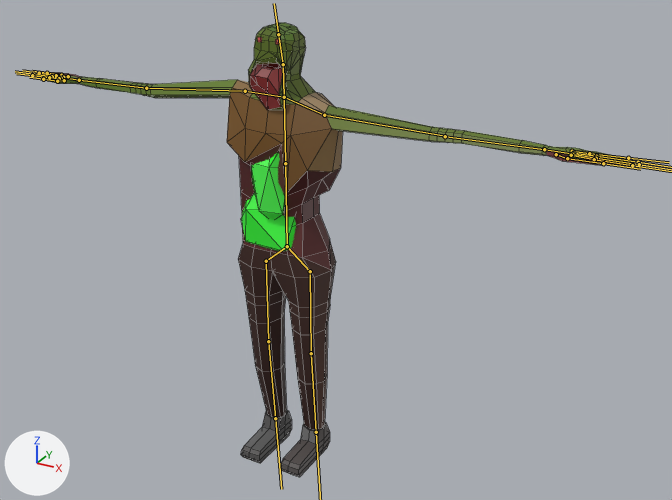
A saved change to the FBX model Assets/Models/Zombies/spitterBase.fbx.
Before and after are seen from a 50 mm camera at (2.09, -3.34, 2.81) aimed at (0.23, 0.05, 1.11). The axes (+X, +Y, +Z) are drawn at lower left. The lights are the same throughout. The bones that bend it are drawn over the model as lines. Mesh edges are drawn as thin lines.
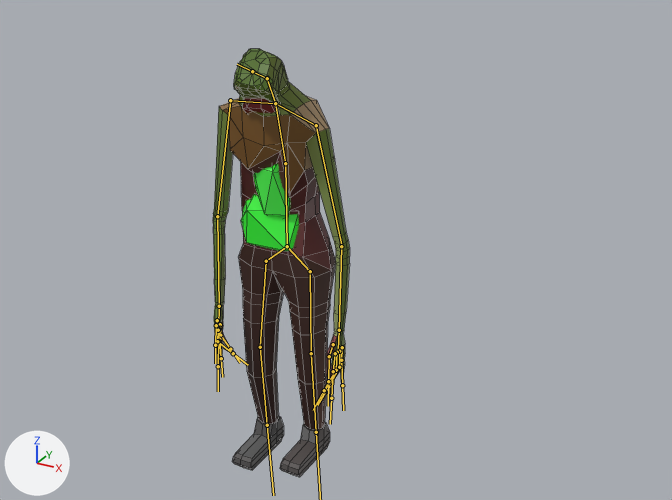
The newer file adds an action. The first version stands in its rest pose; the second is drawn at frame 1 of the action 'Armature|Armature|Armature|Armature|Armature|Zombie_Idle2|Armature|Zombi'.

Edits to the scene script, one JSON object a line:
```json
{"block": "bone_lowerbody", "where": "bone_lowerbody = bpy.data.objects['Armature'].pose.bones['LowerBody']"}
{"op": "set", "path": "bone_lowerbody.rotation_quaternion", "old": "(1.0, 0.0, 0.0, 0.0)", "new": "(0.999, 0.0, 0.045, 0.0)", "note": "degrees (0, 0, 0) -> degrees (0, 5, 0)"}
{"block": "bone_upperbody", "where": "bone_upperbody = bpy.data.objects['Armature'].pose.bones['UpperBody']  # child of 'LowerBody'"}
{"op": "set", "path": "bone_upperbody.rotation_quaternion", "old": "(1.0, 0.0, 0.0, 0.0)", "new": "(0.991, 0.131, 0.0, 0.0)", "note": "degrees (0, 0, 0) -> degrees (15, 0, 0)"}
{"block": "bone_l_shoulder", "where": "bone_l_shoulder = bpy.data.objects['Armature'].pose.bones['L.Shoulder']  # child of 'UpperBody'"}
{"op": "set", "path": "bone_l_shoulder.rotation_quaternion", "old": "(1.0, 0.0, 0.0, 0.0)", "new": "(0.991, -0.036, -0.104, -0.074)", "note": "degrees (0, 0, 0) -> degrees (-3, -12, -8)"}
{"block": "bone_l_upperarm", "where": "bone_l_upperarm = bpy.data.objects['Armature'].pose.bones['L.UpperArm']  # child of 'L.Shoulder'"}
{"op": "set", "path": "bone_l_upperarm.rotation_quaternion", "old": "(1.0, 0.0, 0.0, 0.0)", "new": "(0.799, -0.592, 0.098, -0.049)", "note": "degrees (0, 0, 0) -> degrees (-74, 6, -11)"}
{"block": "bone_l_lowerarm", "where": "bone_l_lowerarm = bpy.data.objects['Armature'].pose.bones['L.LowerArm']  # child of 'L.UpperArm'"}
{"op": "set", "path": "bone_l_lowerarm.rotation_quaternion", "old": "(1.0, 0.0, 0.0, 0.0)", "new": "(0.992, -0.098, -0.021, -0.079)", "note": "degrees (0, 0, 0) -> degrees (-11, -3, -9)"}
{"block": "bone_l_ring_end", "where": "bone_l_ring_end = bpy.data.objects['Armature'].pose.bones['L.Ring_end']  # child of 'L.Ring'"}
{"op": "set", "path": "bone_l_ring_end.rotation_quaternion", "old": "(1.0, 0.0, 0.0, 0.0)", "new": "(0.97, -0.044, -0.011, -0.239)", "note": "degrees (0, 0, 0) -> degrees (-5, -2, -28)"}
{"block": "bone_l_middle_end", "where": "bone_l_middle_end = bpy.data.objects['Armature'].pose.bones['L.Middle_end']  # child of 'L.Middle'"}
{"op": "set", "path": "bone_l_middle_end.rotation_quaternion", "old": "(1.0, 0.0, 0.0, 0.0)", "new": "(0.97, -0.052, -0.038, -0.235)", "note": "degrees (0, 0, 0) -> degrees (-5, -6, -27)"}
{"block": "bone_neck", "where": "bone_neck = bpy.data.objects['Armature'].pose.bones['Neck']  # child of 'UpperBody'"}
{"op": "set", "path": "bone_neck.rotation_quaternion", "old": "(1.0, 0.0, 0.0, 0.0)", "new": "(0.991, 0.134, 0.0, 0.0)", "note": "degrees (0, 0, 0) -> degrees (15, 0, 0)"}
{"block": "bone_head", "where": "bone_head = bpy.data.objects['Armature'].pose.bones['Head']  # child of 'Neck'"}
{"op": "set", "path": "bone_head.rotation_quaternion", "old": "(1.0, 0.0, 0.0, 0.0)", "new": "(0.981, -0.194, 0.0, 0.0)", "note": "degrees (0, 0, 0) -> degrees (-22, 0, 0)"}
{"block": "bone_r_shoulder", "where": "bone_r_shoulder = bpy.data.objects['Armature'].pose.bones['R.Shoulder']  # child of 'UpperBody'"}
{"op": "set", "path": "bone_r_shoulder.rotation_quaternion", "old": "(1.0, 0.0, 0.0, 0.0)", "new": "(0.987, -0.013, 0.133, -0.091)", "note": "degrees (0, 0, 0) -> degrees (-3, 15, -11)"}
{"block": "bone_r_upperarm", "where": "bone_r_upperarm = bpy.data.objects['Armature'].pose.bones['R.UpperArm']  # child of 'R.Shoulder'"}
{"op": "set", "path": "bone_r_upperarm.rotation_quaternion", "old": "(1.0, 0.0, 0.0, 0.0)", "new": "(0.792, 0.607, -0.062, -0.027)", "note": "degrees (0, 0, 0) -> degrees (75, -4, -7)"}
{"block": "bone_r_lowerarm", "where": "bone_r_lowerarm = bpy.data.objects['Armature'].pose.bones['R.LowerArm']  # child of 'R.UpperArm'"}
{"op": "set", "path": "bone_r_lowerarm.rotation_quaternion", "old": "(1.0, 0.0, 0.0, 0.0)", "new": "(0.984, 0.125, 0.009, -0.128)", "note": "degrees (0, 0, 0) -> degrees (14, 3, -15)"}
{"block": "bone_r_pinky_end", "where": "bone_r_pinky_end = bpy.data.objects['Armature'].pose.bones['R.Pinky_end']  # child of 'R.Pinky'"}
{"op": "set", "path": "bone_r_pinky_end.rotation_quaternion", "old": "(1.0, 0.0, 0.0, 0.0)", "new": "(0.952, 0.211, -0.032, -0.221)", "note": "degrees (0, 0, 0) -> degrees (25, 2, -26)"}
{"block": "bone_r_ring_end", "where": "bone_r_ring_end = bpy.data.objects['Armature'].pose.bones['R.Ring_end']  # child of 'R.Ring'"}
{"op": "set", "path": "bone_r_ring_end.rotation_quaternion", "old": "(1.0, 0.0, 0.0, 0.0)", "new": "(0.971, 0.171, -0.166, -0.026)", "note": "degrees (0, 0, 0) -> degrees (21, -18, -6)"}
{"block": "bone_r_index_end", "where": "bone_r_index_end = bpy.data.objects['Armature'].pose.bones['R.Index_end']  # child of 'R.Index'"}
{"op": "set", "path": "bone_r_index_end.rotation_quaternion", "old": "(1.0, 0.0, 0.0, 0.0)", "new": "(0.9, 0.297, 0.063, -0.313)", "note": "degrees (0, 0, 0) -> degrees (31, 17, -33)"}
{"block": "bone_r_upperleg", "where": "bone_r_upperleg = bpy.data.objects['Armature'].pose.bones['R.UpperLeg']  # child of 'R.Hip'"}
{"op": "set", "path": "bone_r_upperleg.rotation_quaternion", "old": "(1.0, 0.0, 0.0, 0.0)", "new": "(0.996, -0.087, -0.005, 0.001)", "note": "degrees (0, 0, 0) -> degrees (-10, -1, 0)"}
{"block": "bone_r_lowerleg", "where": "bone_r_lowerleg = bpy.data.objects['Armature'].pose.bones['R.LowerLeg']  # child of 'R.UpperLeg'"}
{"op": "set", "path": "bone_r_lowerleg.rotation_quaternion", "old": "(1.0, 0.0, 0.0, 0.0)", "new": "(0.996, 0.087, 0.0, 0.0)", "note": "degrees (0, 0, 0) -> degrees (10, 0, 0)"}
```

Location of each change, [x1, y1, x2, y2] in pixels of the pictures (672 x 500 px):
```json
{"object": "Cube", "change": "posed", "before": [32, 23, 641, 477], "after": [213, 49, 350, 477], "on screen": "77% narrower"}
{"bone": "UpperBody", "before": "(285, 163) to (284, 97)", "after": "(285, 163) to (275, 103)"}
{"bone": "L.Shoulder", "before": "(284, 97) to (324, 115)", "after": "(275, 103) to (316, 125)"}
{"bone": "L.UpperArm", "before": "(324, 115) to (445, 136)", "after": "(316, 125) to (342, 246)"}
{"bone": "L.LowerArm", "before": "(445, 136) to (544, 149)", "after": "(341, 246) to (339, 330)"}
{"bone": "L.Ring_end", "before": "(596, 156) to (638, 162)", "after": "(339, 367) to (328, 386)"}
{"bone": "L.Middle_end", "before": "(596, 158) to (639, 164)", "after": "(336, 370) to (324, 390)"}
{"bone": "Neck", "before": "(284, 97) to (283, 64)", "after": "(275, 103) to (267, 78)"}
{"bone": "Head", "before": "(283, 64) to (278, 34)", "after": "(267, 78) to (252, 71)"}
{"bone": "R.Shoulder", "before": "(284, 97) to (245, 91)", "after": "(275, 103) to (230, 100)"}
{"bone": "R.UpperArm", "before": "(245, 91) to (146, 88)", "after": "(230, 100) to (217, 216)"}
{"bone": "R.LowerArm", "before": "(146, 88) to (79, 80)", "after": "(217, 216) to (219, 306)"}
{"bone": "R.Pinky_end", "before": "(61, 75) to (47, 73)", "after": "(220, 335) to (230, 349)"}
{"bone": "R.Ring_end", "before": "(56, 75) to (39, 73)", "after": "(219, 339) to (221, 358)"}
{"bone": "R.Index_end", "before": "(49, 77) to (32, 75)", "after": "(217, 341) to (233, 353)"}
{"bone": "R.UpperLeg", "before": "(266, 261) to (268, 341)", "after": "(266, 261) to (260, 347)"}
{"bone": "R.LowerLeg", "before": "(268, 341) to (275, 418)", "after": "(260, 347) to (267, 425)"}
```
